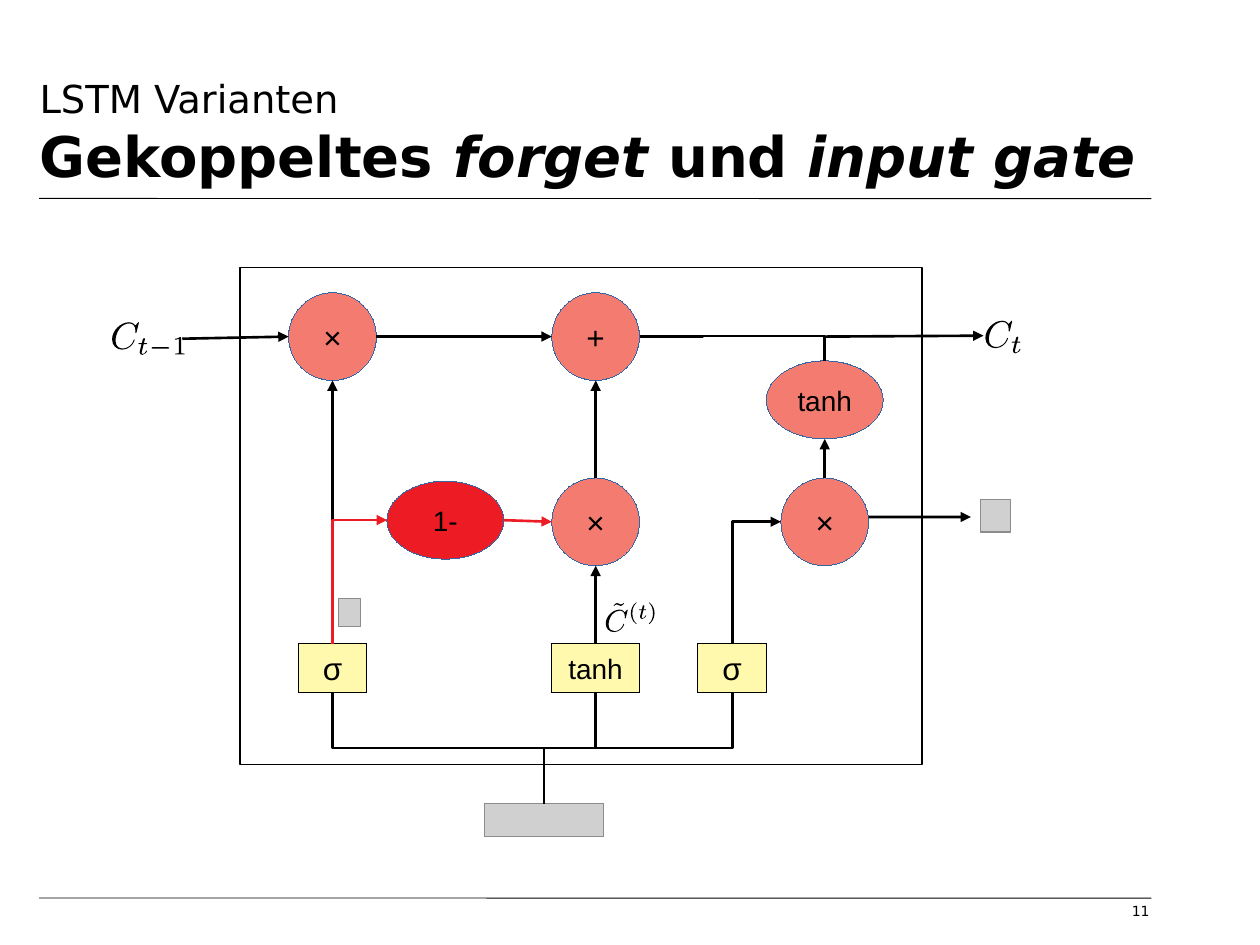
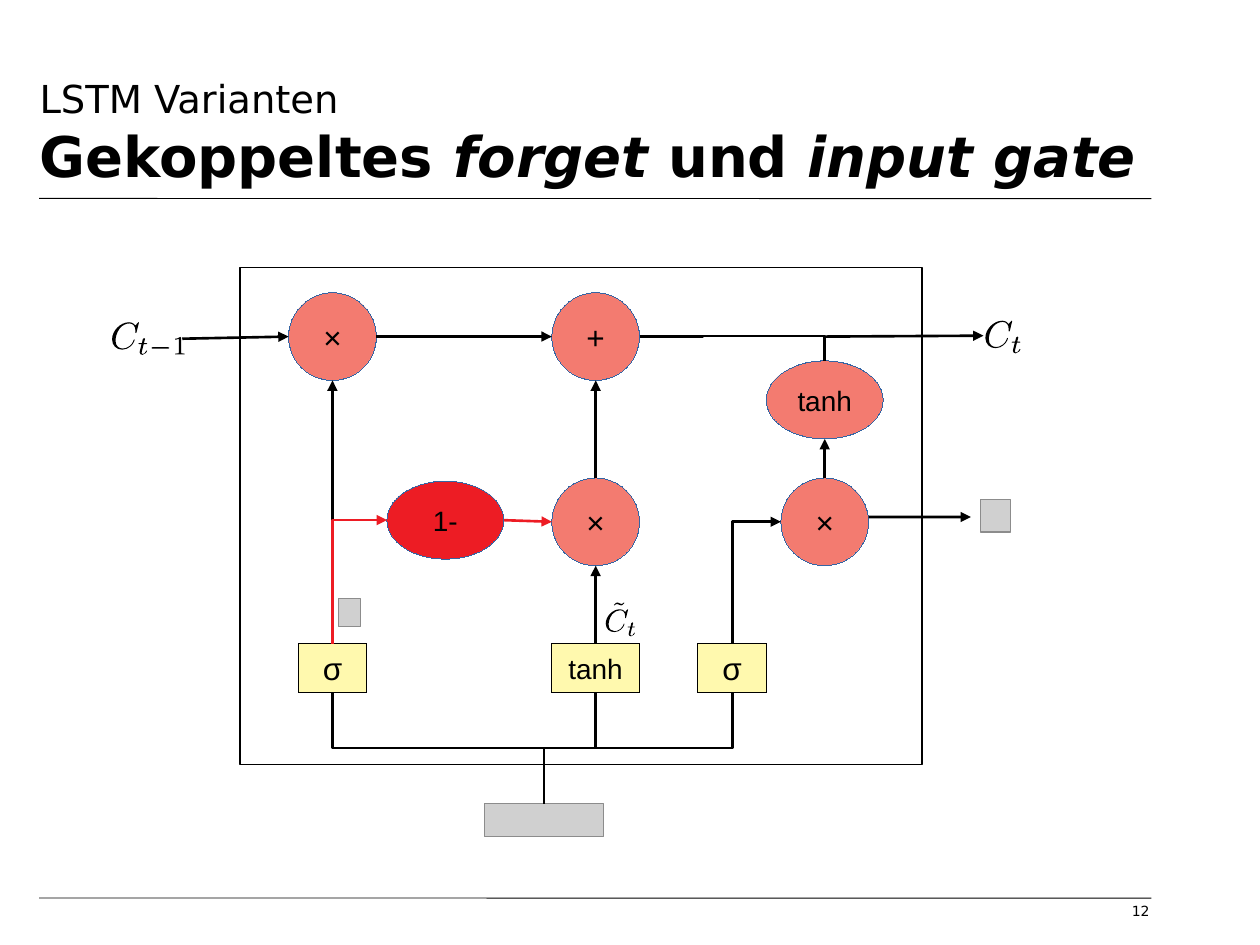
Before and after one commit to tfassbender/deep_learning_team_rnn, a slide deck: slide 12 of vorlesung/vorlesung_rnn_lstm_malte.odp (slide 11 before the commit). Drawn at 1260x945 pixels with LibreOffice and Linux fonts; fonts in the diff are those of the drawing; grey boxes stand for pictures; background and template pictures are left out. Boxes give left, top, right and bottom in pixels: in the first picture for what was removed or moved away, otherwise in the second. Text is boxed around its words. In the diff, an @@ line names an element or a change of style, - is before the commit and + after.

Commit message:
Update Aufgaben und LSTM-Vorlesung

```diff
--- a/vorlesung/vorlesung_rnn_lstm_malte.odp
+++ b/vorlesung/vorlesung_rnn_lstm_malte.odp
@@ freeform shape: place and size @@
-freeform shape at (605, 602, 658, 631)
+freeform shape at (605, 602, 636, 636)
@@ freeform shape at (606, 610, 629, 633): outline redrawn @@
@@ freeform shape: place and size @@
-freeform shape at (639, 605, 646, 619)
+freeform shape at (627, 622, 635, 636)
@@ freeform shape removed at (631, 602, 638, 624) @@
@@ freeform shape removed at (649, 602, 655, 624) @@
@@ page number at (1132, 905, 1150, 916): text changed @@
-11
+12
```
Also in this commit, not shown: 7 other slides changed, 1 slide added, 3 other files.
